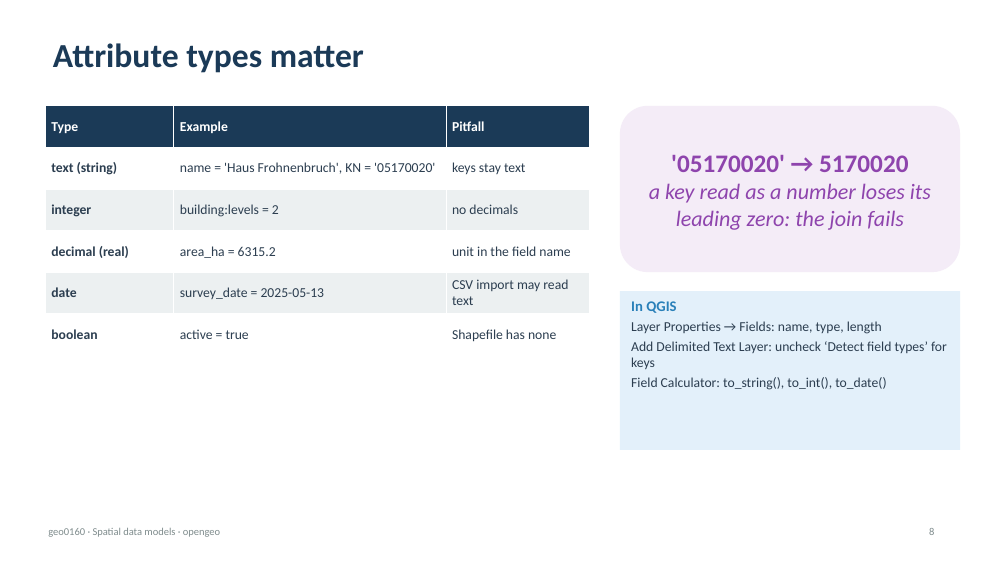
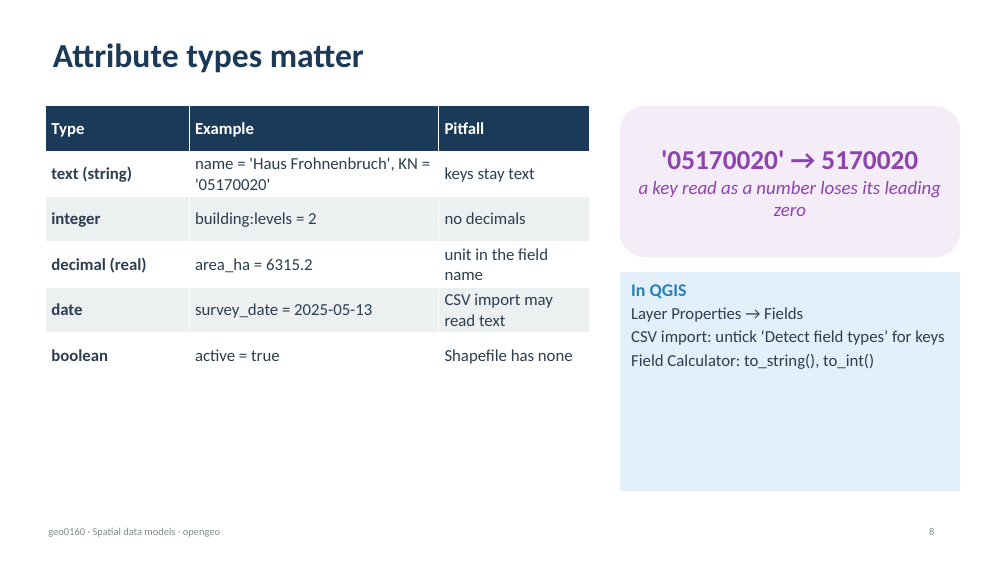
Before and after one commit to EOLab-HSRW/ee8136-ws2026, a slide deck: slide 8 of s02_2026-10-13/geo0160_Data_Models_Formats.pptx. Drawn at 1008x567 pixels with LibreOffice and Linux fonts; fonts in the diff are those of the drawing; background and template pictures are left out. Boxes give left, top, right and bottom in pixels: in the first picture for what was removed or moved away, otherwise in the second. Text is boxed around its words. In the diff, an @@ line names an element or a change of style, - is before the commit and + after.

```diff
--- a/s02_2026-10-13/geo0160_Data_Models_Formats.pptx
+++ b/s02_2026-10-13/geo0160_Data_Models_Formats.pptx
@@ table at (45,106,590,378) @@
@@ size 13 to 16 pt @@
@@ rounded rectangle "'05170020' → 5170020": place and size @@
-rounded rectangle "'05170020' → 5170020" at (620,106,960,272)
+rounded rectangle "'05170020' → 5170020" at (620,106,960,257)
@@ text in rounded rectangle at (661,150,918,169): size 24 to 26 pt in "'05170020' → 5170020" @@
@@ text in rounded rectangle at (639,181,941,216): text changed; size 21 to 18 pt @@
-a key read as a number loses its leading zero: the join fails
+a key read as a number loses its leading zero
@@ rectangle "In QGIS": place and size @@
-rectangle "In QGIS" at (620,291,960,450)
+rectangle "In QGIS" at (620,272,960,492)
@@ text in rectangle at (631,284,687,299): size 14 to 17 pt in "In QGIS" @@
@@ text in rectangle at (631,307,944,369): text changed; size 13 to 16 pt @@
-Layer Properties → Fields: name, type, length
-Add Delimited Text Layer: uncheck ‘Detect field types’ for keys
-Field Calculator: to_string(), to_int(), to_date()
+Layer Properties → Fields
+CSV import: untick ‘Detect field types’ for keys
+Field Calculator: to_string(), to_int()
```
Also in this commit, not shown: 12 other slides changed.
